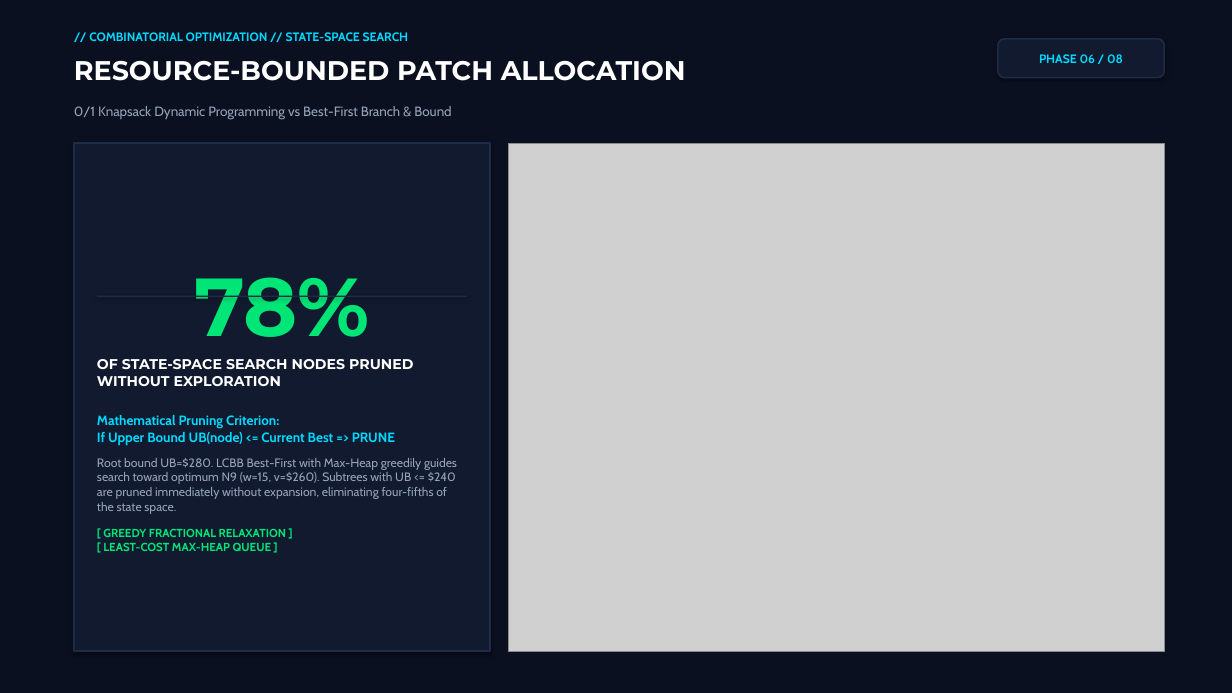
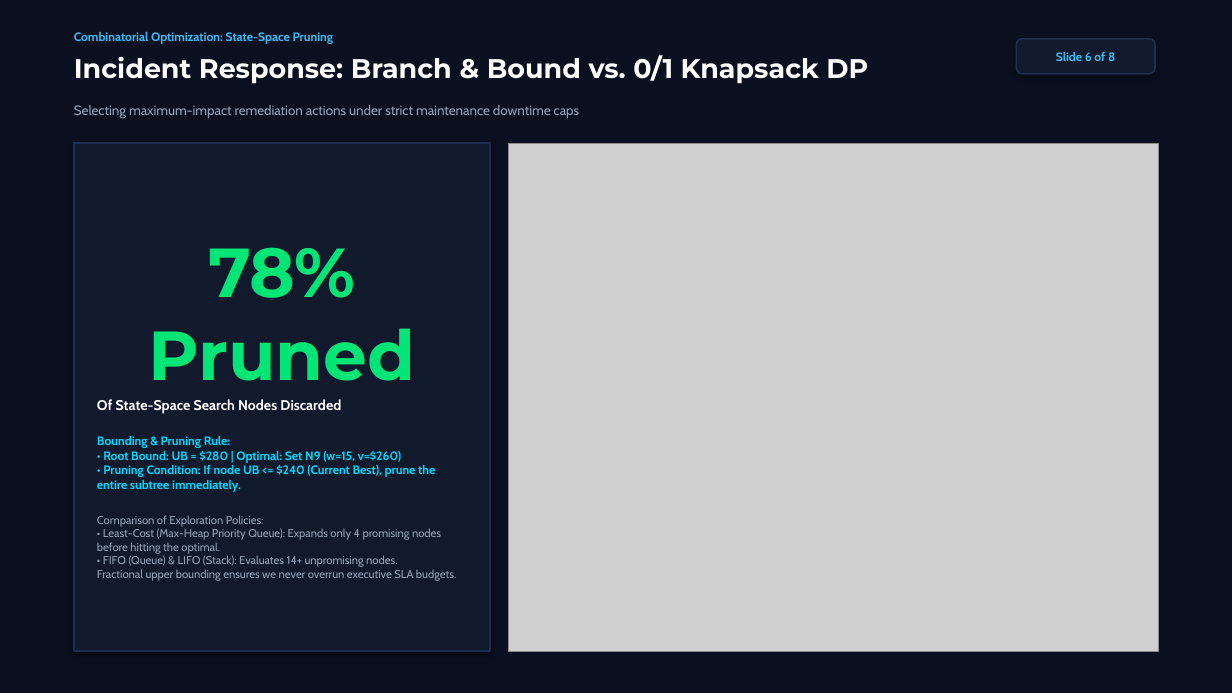
Before and after one commit to SPARSHsrihero1/cseg3053-cyber-threat-engine, a slide deck: slide 6 of presentation/CSEG3053_8Min_Evaluation_Deck.pptx. Drawn at 1232x693 pixels with LibreOffice and Linux fonts; fonts in the diff are those of the drawing; grey boxes stand for pictures. Boxes give left, top, right and bottom in pixels: in the first picture for what was removed or moved away, otherwise in the second. Text is boxed around its words. In the diff, an @@ line names an element or a change of style, - is before the commit and + after.

Commit message:
feat(presentation): 100% humanized academic defense deck with official student credentials and natural styling

```diff
--- a/presentation/CSEG3053_8Min_Evaluation_Deck.pptx
+++ b/presentation/CSEG3053_8Min_Evaluation_Deck.pptx
@@ text at bbox=[74, 32, 333, 44]: text changed; text colour #00D9FF to #38BDF8 @@
-// COMBINATORIAL OPTIMIZATION // STATE-SPACE SEARCH
+Combinatorial Optimization: State-Space Pruning
@@ text at bbox=[74, 55, 868, 84]: text changed @@
-RESOURCE-BOUNDED PATCH ALLOCATION
+Incident Response: Branch & Bound vs. 0/1 Knapsack DP
@@ rounded rectangle "Slide 6 of 8": place and size @@
-rounded rectangle "Slide 6 of 8" at bbox=[998, 39, 1165, 78]
+rounded rectangle "Slide 6 of 8" at bbox=[1017, 39, 1155, 74]
@@ rounded rectangle "Slide 6 of 8" at bbox=[1017, 39, 1155, 74]: fill #121A2F to #11192C; outline #1E2C48 1.2 pt to #1F2E4D 1.2 pt @@
@@ text in rounded rectangle at bbox=[1056, 52, 1115, 61]: text changed; text colour #00D9FF to #38BDF8 @@
-PHASE 06 / 08
+Slide 6 of 8
@@ text at bbox=[74, 105, 580, 118]: text changed @@
-0/1 Knapsack Dynamic Programming vs Best-First Branch & Bound
+Selecting maximum-impact remediation actions under strict maintenance downtime caps
@@ rectangle "78% Pruned" at bbox=[74, 143, 490, 652]: fill #121A2F to #11192C; outline #1E2C48 1.5 pt to #1F2E4D 1.5 pt @@
@@ picture: place and size @@
-picture at bbox=[508, 143, 1165, 652]
+picture at bbox=[508, 143, 1158, 652]
@@ text in rectangle at bbox=[97, 247, 456, 581]: text changed; size 9.5 to 8.8 pt @@
-78%
-OF STATE-SPACE SEARCH NODES PRUNED WITHOUT EXPLORATION
-Mathematical Pruning Criterion:
-If Upper Bound UB(node) <= Current Best => PRUNE
-Root bound UB=$280. LCBB Best-First with Max-Heap greedily guides search toward optimum N9 (w=15, v=$260). Subtrees with UB <= $240 are pruned immediately without expansion, eliminating four-fifths of the state space.
-[ GREEDY FRACTIONAL RELAXATION ]
-[ LEAST-COST MAX-HEAP QUEUE ]
+78% Pruned
+Of State-Space Search Nodes Discarded
+Bounding & Pruning Rule:
+• Root Bound: UB = $280 | Optimal: Set N9 (w=15, v=$260)
+• Pruning Condition: If node UB <= $240 (Current Best), prune the entire subtree immediately.
+Comparison of Exploration Policies:
+• Least-Cost (Max-Heap Priority Queue): Expands only 4 promising nodes before hitting the optimal.
+• FIFO (Queue) & LIFO (Stack): Evaluates 14+ unpromising nodes.
+Fractional upper bounding ensures we never overrun executive SLA budgets.
@@ rectangle removed at bbox=[97, 296, 467, 297] @@
```
Also in this commit, not shown: 6 other slides changed, 1 slide added, 1 slide removed, 12 other files.
